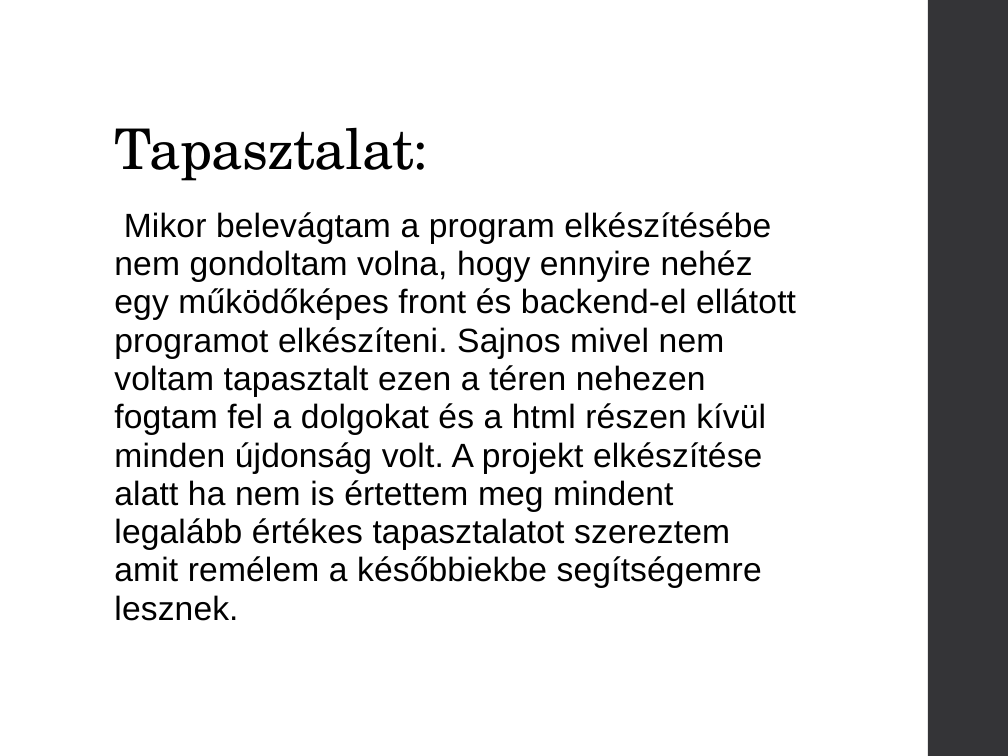
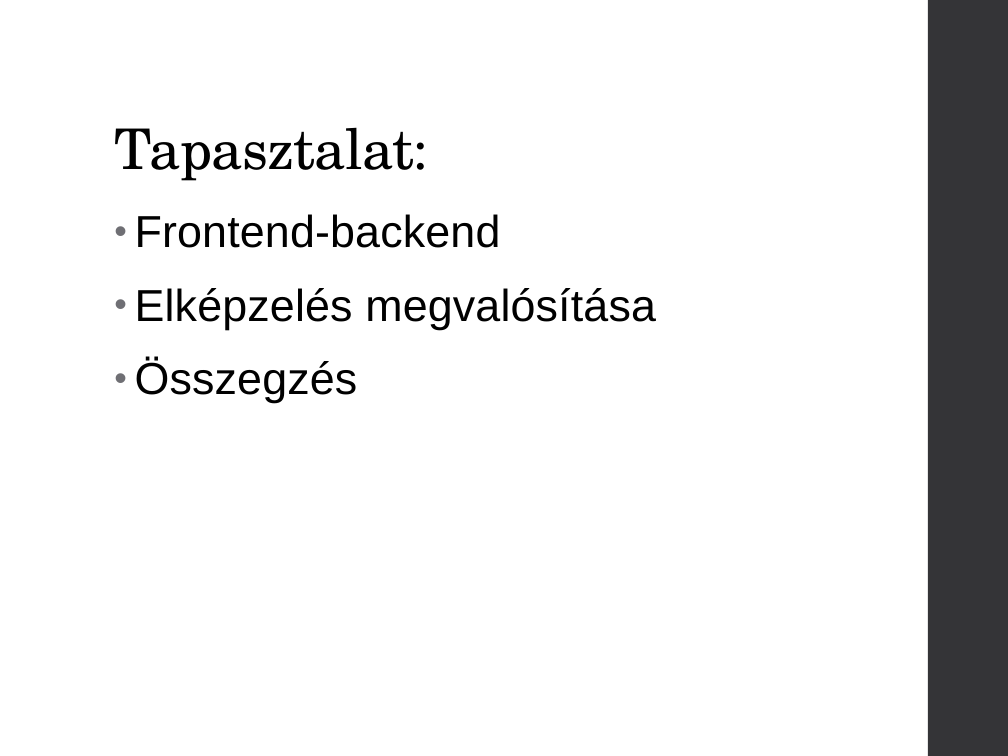
Before and after one commit to Greg1629/zarodolgozat, a slide deck: slide 15 of Lakos_Gergő_vedes.pptx (slide 17 before the commit). Drawn at 1008x756 pixels with LibreOffice and Linux fonts; fonts in the diff are those of the drawing. Boxes give left, top, right and bottom in pixels: in the first picture for what was removed or moved away, otherwise in the second. Text is boxed around its words. In the diff, an @@ line names an element or a change of style, - is before the commit and + after.

```diff
--- a/Lakos_Gergő_vedes.pptx
+++ b/Lakos_Gergő_vedes.pptx
@@ text at box(135, 214, 656, 403): text changed; size 24 to 32 pt @@
-Mikor belevágtam a program elkészítésébe nem gondoltam volna, hogy ennyire nehéz egy működőképes front és backend-el ellátott programot elkészíteni. Sajnos mivel nem voltam tapasztalt ezen a téren nehezen fogtam fel a dolgokat és a html részen kívül minden újdonság volt. A projekt elkészítése alatt ha nem is értettem meg mindent legalább értékes tapasztalatot szereztem amit remélem a későbbiekbe segítségemre lesznek.
+• Frontend-backend
+• Elképzelés megvalósítása
+• Összegzés
```
Also in this commit, not shown: 2 other slides changed, 1 slide added, 4 slides removed.
